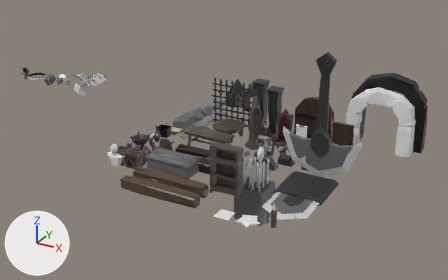
What one commit did to the Blender file Models/scene.blend.
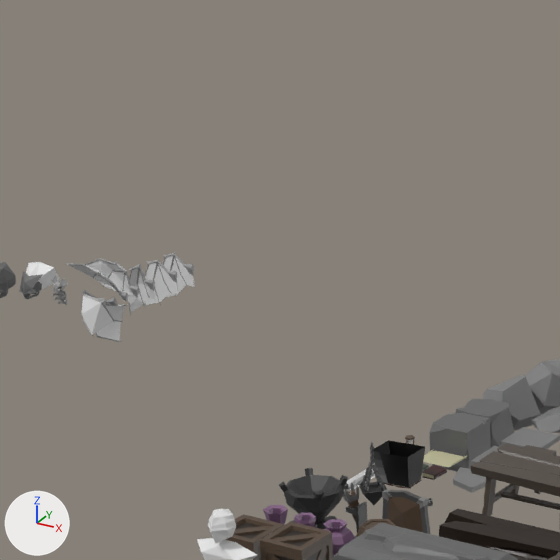
Each version is shown whole from a 50 mm lens placed at (67.1, -85.7, 38.0), pointed at (24.8, -8.8, -0.5), then close up on the part from 11% to 47% of the width and 0% to 57% of the height. Arrows for +X, +Y and +Z are at lower left; the lights stay in place.

In view in the first close-up: 'Block_01', 'Block_02', 'Book_Open_Light', 'Box', 'Box_Top', 'FireBowl', 'Grave_Top', 'Shield', 'Stone_01', 'Stone_02', 'Table_Rectangular', 'Wood_Cylinder'.
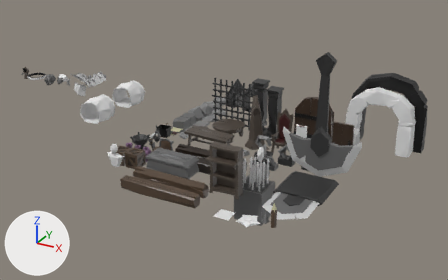
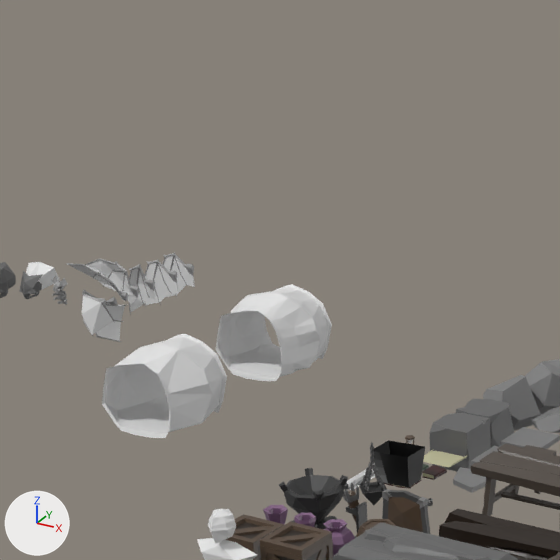
Edits to the scene script, one JSON object a line:
```json
{"op": "add", "block": "me_cylinder_027", "code": ["me_cylinder_027 = bpy.data.meshes.new('Cylinder.027')", "me_cylinder_027.from_pydata(...)  # 67 vertices, 81 faces; spans x -1.37..1.4, y -1.04..1.04, z -1.01..1.14"]}
{"op": "add", "block": "me_cylinder_022", "code": ["me_cylinder_022 = bpy.data.meshes.new('Cylinder.022')", "me_cylinder_022.from_pydata(...)  # 242 vertices, 432 faces; spans x -1.37..1.4, y -1.04..1.04, z -1.01..1.17"]}
{"op": "add", "block": "ob_cave_001", "code": ["ob_cave_001 = bpy.data.objects.new('Cave.001', me_cylinder_027)", "ob_cave_001.location = (0.0, -8.75, 0.0)", "ob_cave_001.scale = (2.0, 2.0, 2.0)"]}
{"op": "add", "block": "ob_cave", "code": ["ob_cave = bpy.data.objects.new('Cave', me_cylinder_022)", "ob_cave.location = (0.0, 0.0, 0.0)", "ob_cave.scale = (2.0, 2.0, 2.0)"]}
```

Boxes [x1, y1, x2, y2] around the edits, measured in the close-ups (560 x 560 px):
```json
{"object": "Cave.001", "change": "added", "after": [102, 334, 227, 438]}
{"object": "Cave", "change": "added", "after": [216, 284, 332, 381]}
```
